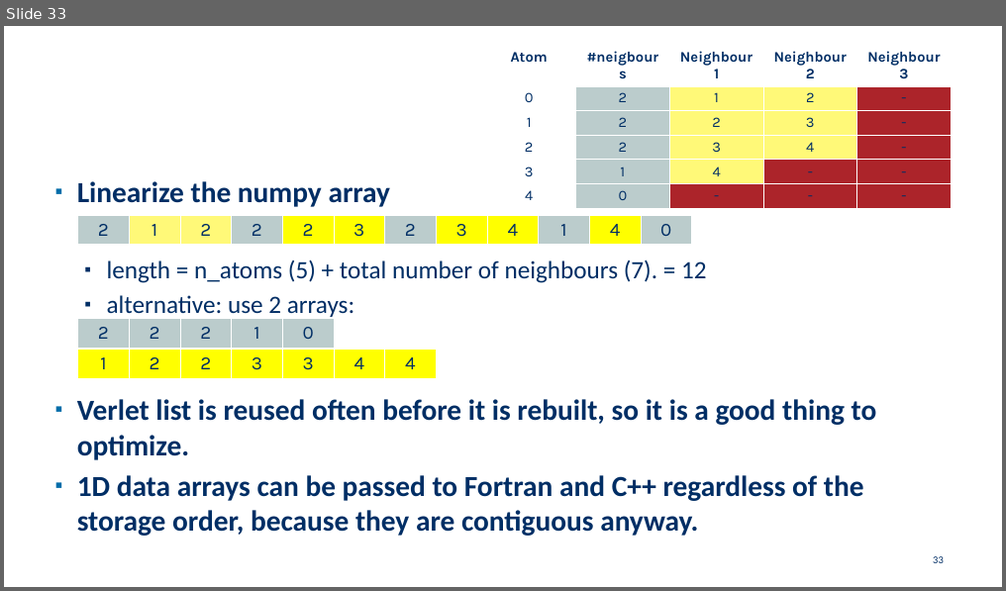
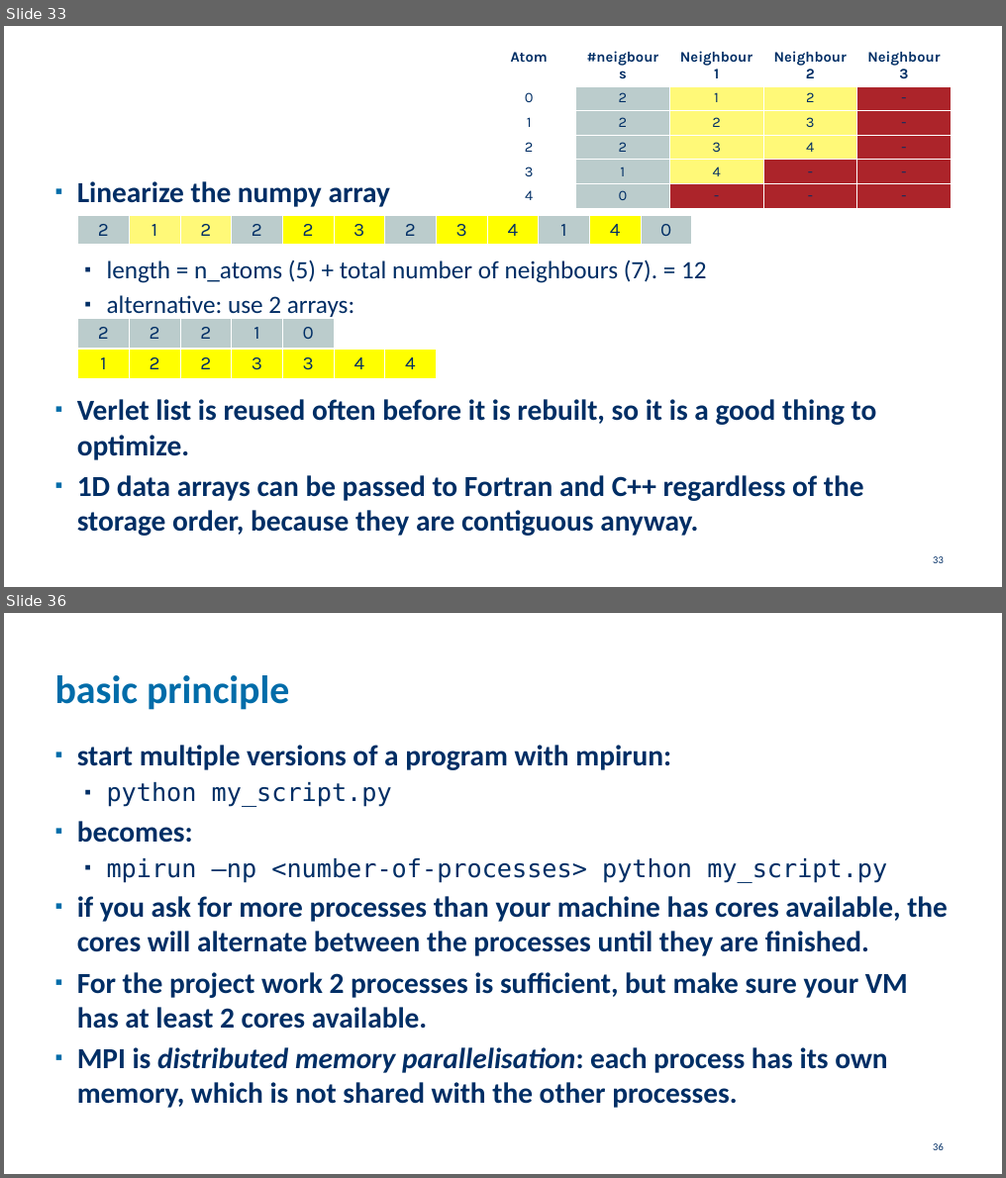
Before and after one commit to etijskens/pp, a slide deck: assignment-2021/assignment-2021.pptx. Shown one above the other, each under a label of ours: slide 33 before the commit, slides 33 and 36 after it; the slides between them are not shown. The pictures are 1006x591 and 1006x1178 pixels, drawn with LibreOffice and Linux fonts; fonts in the diff are those of the drawing; background and template pictures are left out. Boxes give left, top, right and bottom in pixels: in the first picture for what was removed or moved away, otherwise in the second. Text is boxed around its words. In the diff, an @@ line names an element or a change of style, - is before the commit and + after.

```diff
--- a/assignment-2021/assignment-2021.pptx
+++ b/assignment-2021/assignment-2021.pptx
@@ slide 36 added at [4, 613, 1002, 1174], background #FFFFFF @@
@@ title added at [55, 675, 289, 710], 38 pt, text #006CA9, bold @@
+basic principle
@@ text added at [77, 745, 947, 1108], 28 pt, text #002E65, bold @@
+▪ start multiple versions of a program with mpirun:
+  ▪ python my_script.py
+▪ becomes:
+  ▪ mpirun –np <number-of-processes> python my_script.py
+▪ if you ask for more processes than your machine has cores available, the cores will alternate between the processes until they are finished.
+▪ For the project work 2 processes is sufficient, but make sure your VM has at least 2 cores available.
+▪ MPI is distributed memory parallelisation: each process has its own memory, which is not shared with the other processes.
@@ page number added at [933, 1144, 944, 1151], 10 pt, text #002E65 @@
+36
```
Also in this commit, not shown: 1 slide changed, 7 other slides added, 1 other file.
